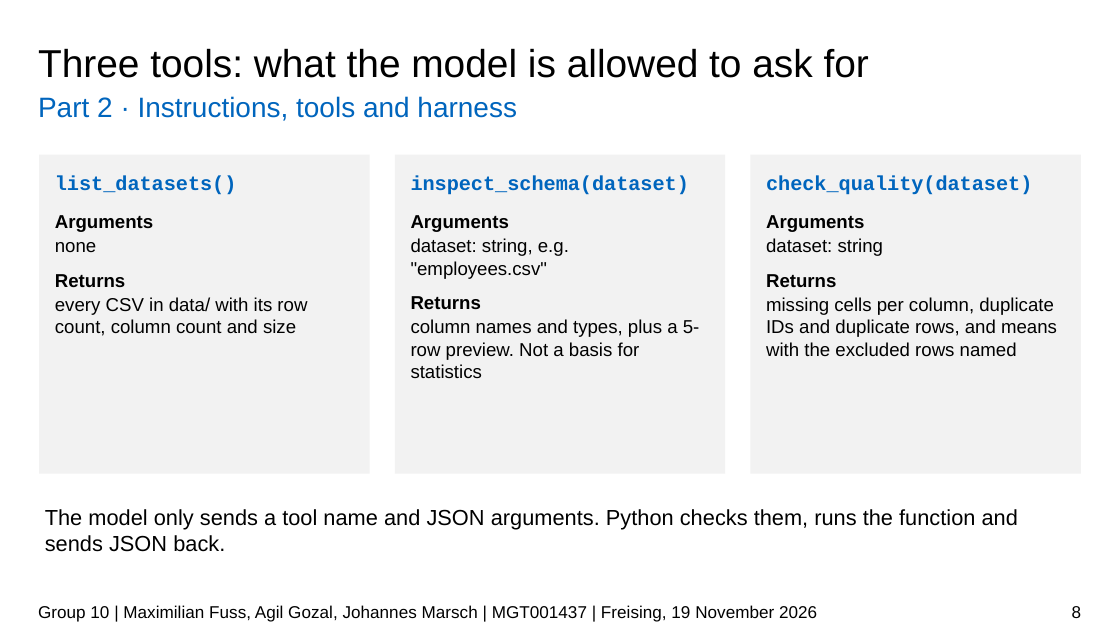
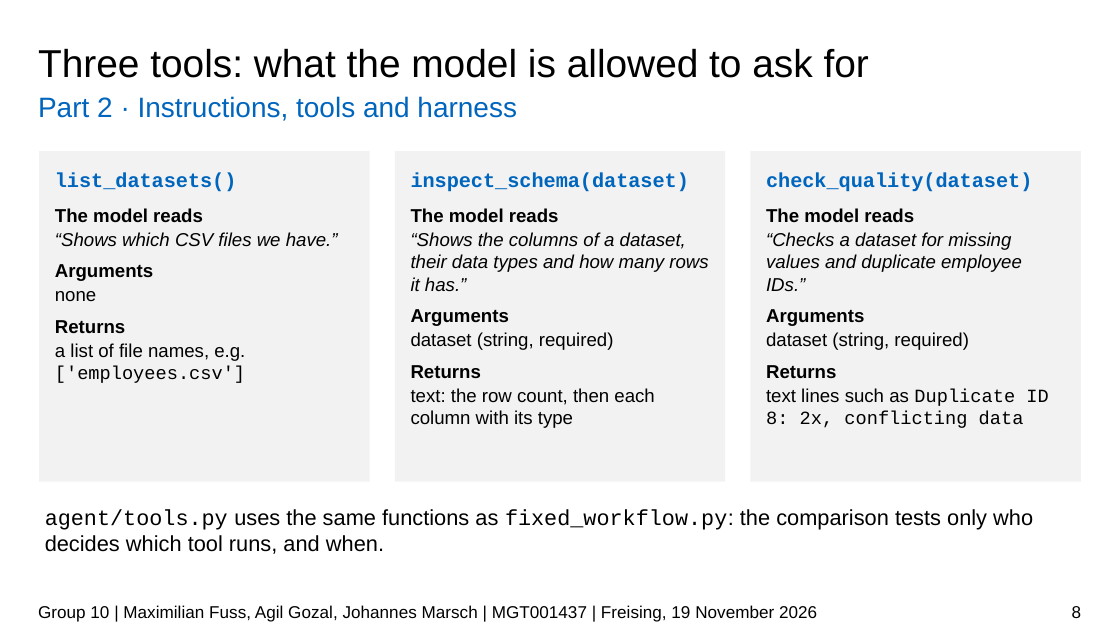
Before and after one commit to JPMarsch/Python_Group_10, a slide deck: slide 8 of presentation/G10_presentation_draft.pptx. Drawn at 1120x630 pixels with LibreOffice and Linux fonts; fonts in the diff are those of the drawing; background and template pictures are left out. Boxes give left, top, right and bottom in pixels: in the first picture for what was removed or moved away, otherwise in the second. Text is boxed around its words. In the diff, an @@ line names an element or a change of style, - is before the commit and + after.

```diff
--- a/presentation/G10_presentation_draft.pptx
+++ b/presentation/G10_presentation_draft.pptx
@@ rectangle "list_datasets()": place and size @@
-rectangle "list_datasets()" at (39, 155, 370, 474)
+rectangle "list_datasets()" at (39, 151, 370, 482)
@@ text in rectangle at (55, 172, 237, 301): less space between paragraphs @@
@@ rectangle "inspect_schema(dataset)": place and size @@
-rectangle "inspect_schema(dataset)" at (394, 155, 725, 474)
+rectangle "inspect_schema(dataset)" at (394, 151, 725, 482)
@@ text in rectangle at (411, 172, 689, 192): less space between paragraphs @@
@@ rectangle "check_quality(dataset)": place and size @@
-rectangle "check_quality(dataset)" at (750, 155, 1081, 474)
+rectangle "check_quality(dataset)" at (750, 151, 1081, 482)
@@ text in rectangle at (766, 172, 1032, 192): less space between paragraphs @@
@@ text in rectangle at (55, 208, 338, 247): paragraphs added @@
+The model reads
+“Shows which CSV files we have.”
@@ text in rectangle at (411, 208, 708, 292): paragraphs added @@
+The model reads
+“Shows the columns of a dataset, their data types and how many rows it has.”
@@ text in rectangle at (766, 208, 1022, 292): paragraphs added @@
+The model reads
+“Checks a dataset for missing values and duplicate employee IDs.”
@@ text in rectangle at (55, 343, 245, 383): text changed @@
-every CSV in data/ with its row count, column count and size
+a list of file names, e.g. ['employees.csv']
@@ text in rectangle at (411, 332, 614, 350): text changed @@
-dataset: string, e.g. "employees.csv"
+dataset (string, required)
@@ text in rectangle at (766, 332, 969, 350): text changed @@
-dataset: string
+dataset (string, required)
@@ text in rectangle at (411, 388, 654, 428): text changed @@
-column names and types, plus a 5-row preview. Not a basis for statistics
+text: the row count, then each column with its type
@@ text in rectangle at (766, 388, 1048, 428): text changed; font Arial to Courier New @@
-missing cells per column, duplicate IDs and duplicate rows, and means with the excluded rows named
+text lines such as Duplicate ID 8: 2x, conflicting data
@@ text at (45, 509, 1033, 554): text changed @@
-The model only sends a tool name and JSON arguments. Python checks them, runs the function and sends JSON back.
+agent/tools.py uses the same functions as fixed_workflow.py: the comparison tests only who decides which tool runs, and when.
```
Also in this commit, not shown: 13 other slides changed.
